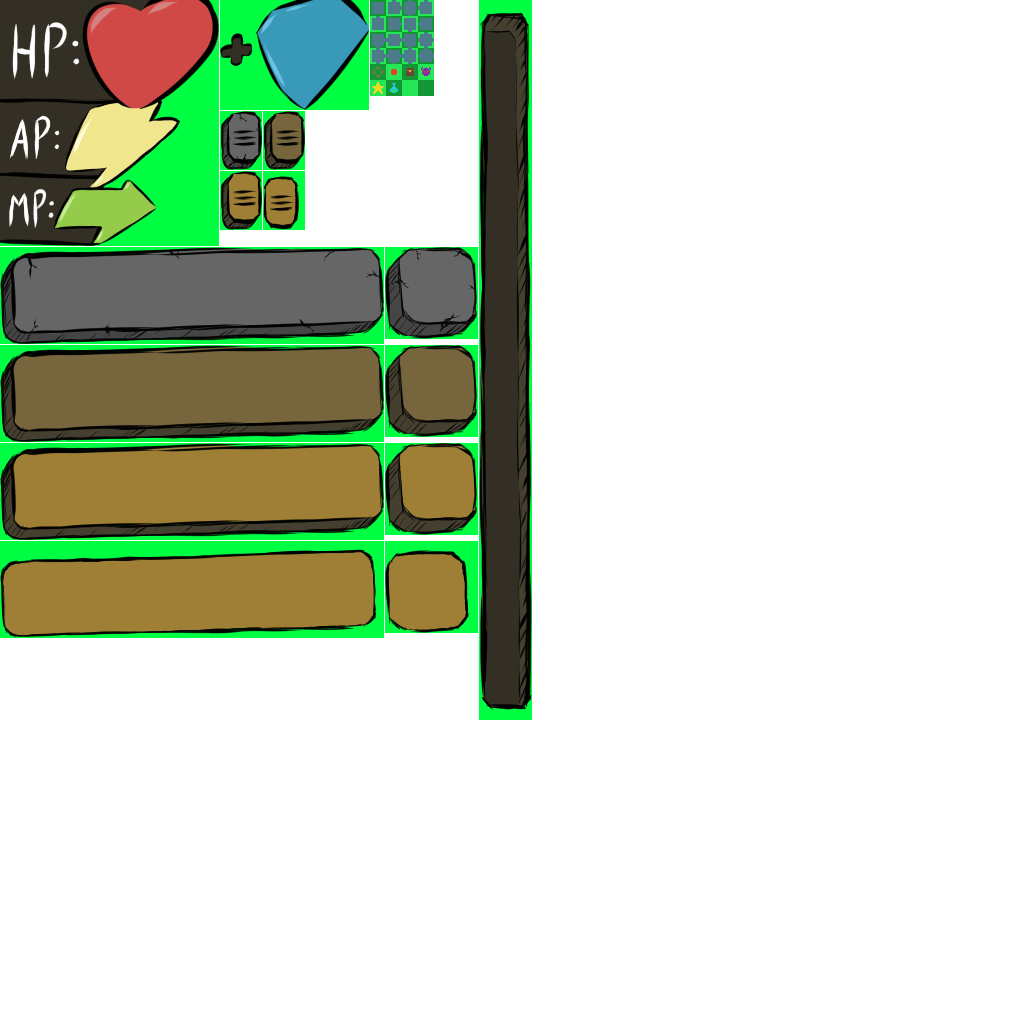
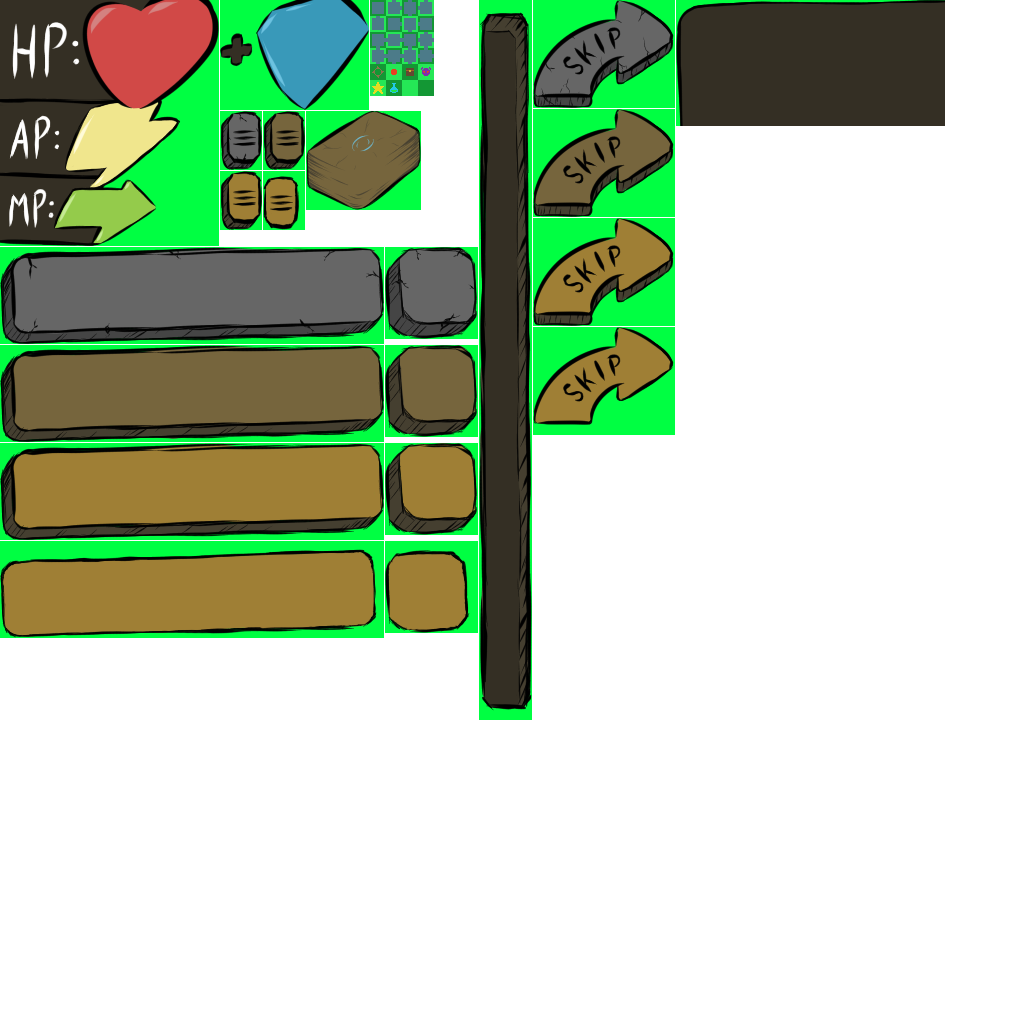
Layer changes from the first w=1024, h=1024 image to the second:
added group "skipAndAll" with 6 layers above "slider" over [306, 0, 945, 435]
added layer "Copier de A'-B' Fusionnés" (1st of 2, in "skipAndAll") in group "skipAndAll" over [533, 192, 675, 435]
added layer "Copier de A'-B' Fusionnés" (2nd of 2, in "skipAndAll") in group "skipAndAll" over [533, 64, 768, 320]
added layer "Copier de C' Fusionnés" in group "skipAndAll" over [533, 0, 768, 192]
added layer "Copier de Calque de dessin 9 Fusionnés" in group "skipAndAll" over [640, 0, 945, 192]
painted on "Copier de Calque de dessin 4" (3rd of 4, in "slider") over [306, 64, 668, 320]
painted on "Calque de dessin 3" over [412, 0, 604, 435]
painted on "color" (2nd of 6, in "color") over [412, 0, 604, 435]
painted on "color" (3rd of 6, in "color") over [306, 0, 668, 435]
painted on "color" (4th of 6, in "color") over [306, 0, 668, 435]
painted on "color" (5th of 6, in "color") over [306, 64, 668, 435]
painted on "color" (6th of 6, in "color") over [306, 64, 576, 435]
painted on "Calque de dessin 9" over [306, 64, 576, 435]
painted on "Copier de Calque de dessin 6" (1st of 3, in "greenScreen") over [320, 192, 576, 435]
painted on "Calque de dessin 7" (1st of 2, in "greenScreen") over [533, 0, 640, 435]
painted on "Copier de Calque de dessin 7" (1st of 3, in "greenScreen") over [306, 0, 576, 256]
painted on "Copier de Calque de dessin 7" (2nd of 3, in "greenScreen") over [306, 64, 576, 320]
added group "skipAndother" with 6 layers in group "greenScreen" over [306, 0, 945, 435]
added layer "Copier de Calque de dessin 14" (3rd of 3, in "greenScreen" › "skipAndother") in group "skipAndother" over [533, 64, 768, 320]
added layer "Calque de dessin 14" in group "skipAndother" over [533, 0, 768, 192]
added layer "Calque de dessin 13" in group "skipAndother" over [640, 0, 945, 192]
…and 11 more changes (5 added, 6 painted)
